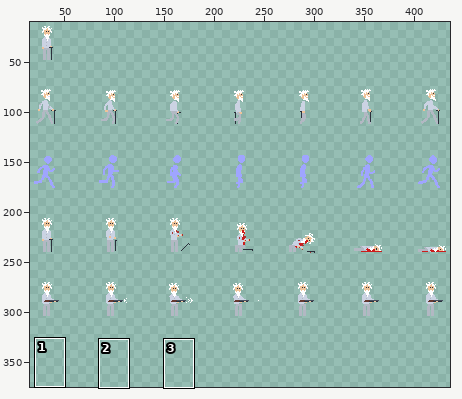
Sprite sheet: assets/HoboSheet.png. Above, an overview of the earlier version with the close-up marked.
Close-up. Earlier state:
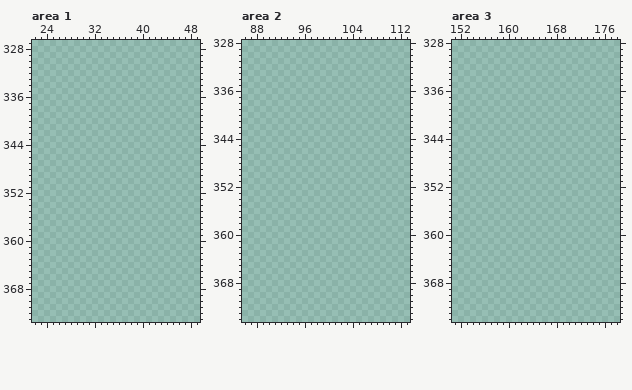
The file is 448x448 pixels. Shown: area 1: x 22..49, y 327..373; area 2: x 86..113, y 328..374; area 3: x 151..178, y 328..374. The wide view leaves out empty margins. The commit also changed other parts of the picture, which this record leaves out.
Once edited:
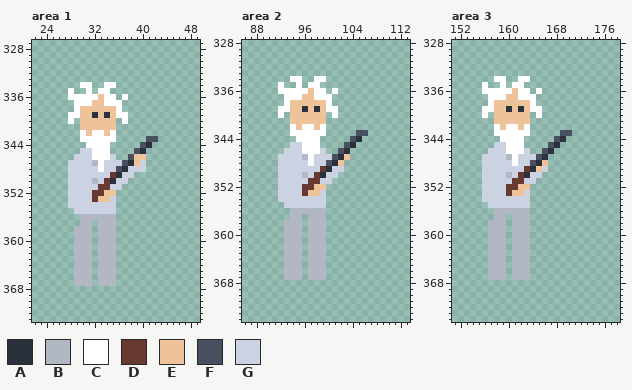
Palette (. is transparent): A #2b313c  B #b2b8c3  C #ffffff  D #663931  E #eec39a  F #485060  G #cbd3e3
Diff:
Changed rows in their new state; - is an unchanged pixel.
Area 1:
first column x 28:
334 --CC--CC-------
335 C--C-CC--------
336 CCCCCECC-C-----
337 -CCCEECCC------
338 -CEEEEEEC------
339 CCEEAEAECC-----
340 C-EEEEEE-C-----
341 --EEEEEE-------
342 --CECCEC-------
343 --CCCCCC-----FF
344 ---CCCC-----FA-
345 --GGCCC----FA--
346 -GGGCCCG--FEE--
347 GGGGBCGGGFAEG--
348 GGGGGCGGFAGGG--
349 GGGGGGGDAGG----
350 GGGGBGDAGG-----
351 GGGGGDDGG------
352 GGGGDDEE-------
353 GGGGDEEG-------
354 GGGGGGGG-------
355 -GGGGGGG-------
356 --BBBBBB-------
357 --BB-BBB-------
358 -BBB-BBB-------
359 -BBB-BBB-------
360 -BBB-BBB-------
361 -BBB-BBB-------
362 -BBB-BBB-------
363 -BBB-BBB-------
364 -BBB-BBB-------
365 -BBB-BBB-------
366 -BBB-BBB-------
367 -BBB-BBB-------
Area 2:
first column x 92:
334 --CC--CC-------
335 C--C-CC--------
336 CCCCCECC-C-----
337 -CCCEECCC------
338 -CEEEEEEC------
339 CCEEAEAECC-----
340 C-EEEEEE-C-----
341 --EEEEEE-------
342 --CECCEC-------
343 --CCCCCC-----FF
344 ---CCCC-----FA-
345 --GGCCC----FA--
346 -GGGCCCG--FA---
347 GGGGBCGGGFAE---
348 GGGGGCGGFAE----
349 GGGGGGGDAGG----
350 GGGGBGDAGG-----
351 GGGGGDDGG------
352 GGGGDDEE-------
353 GGGGDEEG-------
354 GGGGGGGG-------
355 -GGGGGGG-------
356 --BBBBBB-------
357 --BB-BBB-------
358 -BBB-BBB-------
359 -BBB-BBB-------
360 -BBB-BBB-------
361 -BBB-BBB-------
362 -BBB-BBB-------
363 -BBB-BBB-------
364 -BBB-BBB-------
365 -BBB-BBB-------
366 -BBB-BBB-------
367 -BBB-BBB-------
Area 3:
first column x 156:
334 --CC--CC-------
335 C--C-CC--------
336 CCCCCECC-C-----
337 -CCCEECCC------
338 -CEEEEEEC------
339 CCEEAEAECC-----
340 C-EEEEEE-C-----
341 --EEEEEE-------
342 --CECCEC-------
343 --CCCCCC-----FF
344 ---CCCC-----FA-
345 --GGCCC----FA--
346 -GGGCCCG--FA---
347 GGGGBCGGGFA----
348 GGGGGCGGFAE----
349 GGGGGGGDAEG----
350 GGGGBGDAGG-----
351 GGGGGDDGG------
352 GGGGDDEE-------
353 GGGGDEEG-------
354 GGGGGGGG-------
355 -GGGGGGG-------
356 --BBBBBB-------
357 --BB-BBB-------
358 -BBB-BBB-------
359 -BBB-BBB-------
360 -BBB-BBB-------
361 -BBB-BBB-------
362 -BBB-BBB-------
363 -BBB-BBB-------
364 -BBB-BBB-------
365 -BBB-BBB-------
366 -BBB-BBB-------
367 -BBB-BBB-------
Where, in picture pixels (left, top, right, bottom), the same in both close-ups:
added: (68, 82, 158, 286)
added: (278, 76, 368, 280)
added: (482, 76, 572, 280)
